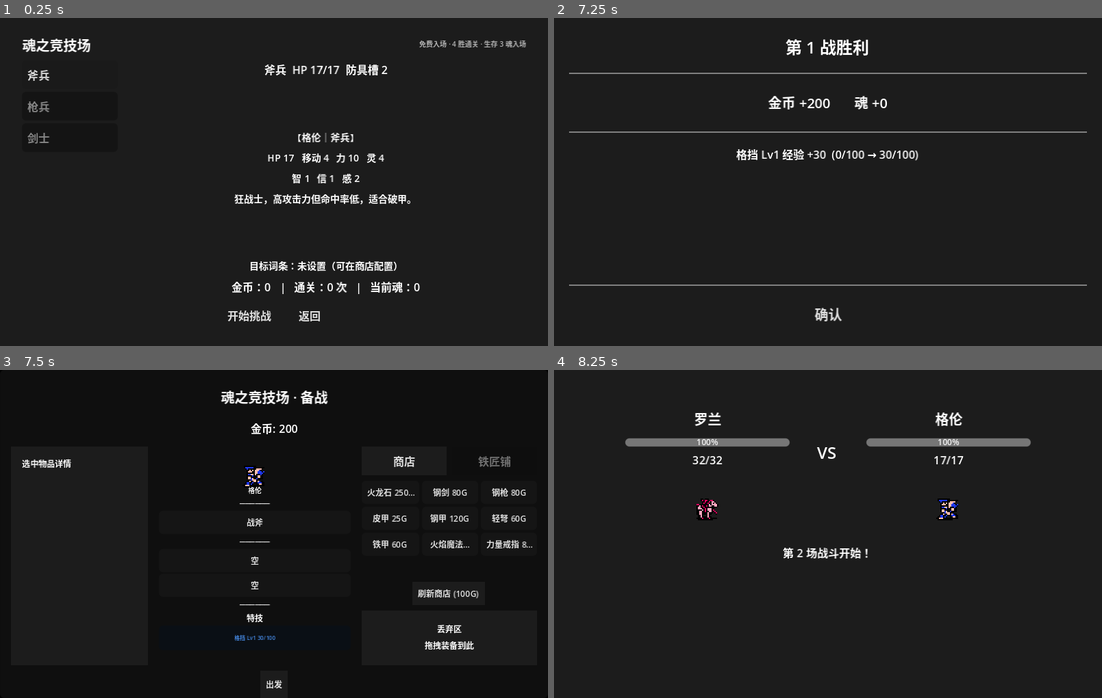
Above: before the commit, frames 1-4 (two rows, left to right).
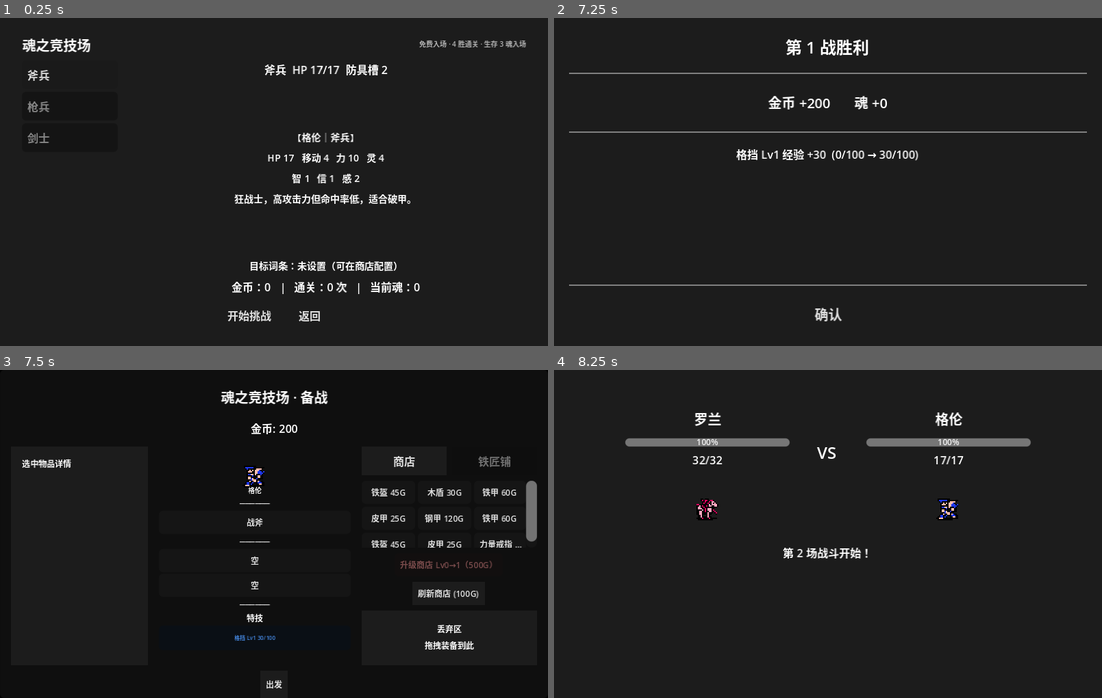
Above: after the commit, the same moments.

Repository: ZhuXilin/Dev_Project_260730
Game: Godot game, scene res://content/scenes/ui/Arena.tscn
Two runs of this game, one before a commit and one after it. Both use one fixed random seed, a clock stepped at 60 frames per second and the inputs below. This scene is started directly instead of the project's main scene. Sound files missing from this copy of the repository are replaced by a short silence.
Inputs (mouse positions are in pixels of both pictures, inside the frame that each line leads up to):
- Up to frame 1 (0.25 s): no input
- Up to frame 2 (7.25 s): click "开始挑战" at 0.5 s; click "开始挑战" at 1.25 s; click "开始探索" at 2 s; click "斧兵" at 2.75 s; tap Enter at 3.5 s; move the mouse to (948, 165) at 3.52 s; hold Up 3.53-4.25 s; tap 0 at 3.6 s; click (948, 165) at 3.67 s; click "枪兵" at 4.25 s; click "剑士" at 5 s; click "返回" at 5.75 s; click "继续挑战" at 6.5 s
- Up to frame 3 (7.5 s): click "确认" at 7.25 s
- Up to frame 4 (8.25 s): click "出发" at 8 s

Frames 1-2 are identical in both runs. In frame 3, 1.6% of the frame differs, in the area x 67-98%, y 33-61%; in frame 4, nothing differs.

Commit message:
Add shop upgrade function

Diff:
--- a/content/scenes/ui/ItemGetPopup.tscn
+++ b/content/scenes/ui/ItemGetPopup.tscn
@@ -4,6 +4,7 @@
 [ext_resource type="StyleBox" uid="uid://6qbsaxkfwg3o" path="res://content/resource/stylebox/8bit_style_box_flat.tres" id="2_xoyin"]
 
 [node name="ItemGetPopup" type="CanvasLayer" unique_id=372262229]
+layer = 100
 script = ExtResource("1_gysqd")
 
 [node name="ItemPanel" type="PanelContainer" parent="." unique_id=1888729527]
--- a/function/global/ArenaEquipContext.gd
+++ b/function/global/ArenaEquipContext.gd
@@ -58,3 +58,11 @@
 # ---- 确认 ----
 func on_confirm() -> void:
 	pass
+
+var shop_level : int = 0   # ★ 新增字段
+
+func get_shop_level() -> int:
+	return shop_level
+
+func set_shop_level(level: int) -> void:
+	shop_level = level
--- a/function/global/EquipContext.gd
+++ b/function/global/EquipContext.gd
@@ -63,6 +63,10 @@
 func set_pending_faction(f: String):
 	_pending_faction = f
 
+# ---- 商店等级 ----
+func get_shop_level() -> int: return 0
+func set_shop_level(_level: int) -> void: pass
+
 # ---- 竞技场商店 ----
 func get_arena_shop_items() -> Array: return []
 func buy_arena_shop_item(_shop_index: int) -> Dictionary: return {"success": false, "reason": "not_supported"}
--- a/function/global/GameState.gd
+++ b/function/global/GameState.gd
@@ -9,6 +9,8 @@
 	MAP,
 	BATTLEFIELD,
 }
+
+var shop_level : int = 0
 
 # ============================================================
 #  三个状态对象
@@ -418,6 +420,7 @@
 func start_new_cycle():
 	temp_soul = 0
 	temp_gold = 0
+	shop_level = 0
 	cycle_start_soul = soul
 	cycle_start_materials = materials.duplicate()
 
--- a/function/global/MainGameEquipContext.gd
+++ b/function/global/MainGameEquipContext.gd
@@ -72,3 +72,9 @@
 	GameState.interrupt_state = GameState.InterruptState.MAP
 	GameState.reset_progress()
 	LevelManager.start_game()
+
+func get_shop_level() -> int:
+	return GameState.shop_level
+
+func set_shop_level(level: int) -> void:
+	GameState.shop_level = level
--- a/function/script/EquipmentConfig/EquipmentConfig.gd
+++ b/function/script/EquipmentConfig/EquipmentConfig.gd
@@ -23,6 +23,8 @@
 var _detail : EquipmentConfigDetail = null
 var _shop : EquipmentConfigShop = null
 var _talent : EquipmentConfigTalent = null
+
+var _upgrade_shop_btn : Button = null
 
 const ShopManagerScript = preload(Config.PATHS.SHOP_MANAGER_SCRIPT)
 
@@ -369,12 +371,12 @@
 					reset_btn.visible = true
 					reset_btn.text = "清空插槽"
 					_forge.display_recipe_info()
-					discard_zone.visible = true          # ★ 铁匠铺也显示
+					discard_zone.visible = true
 				"sacrifice":
 					_build_sacrifice_panel()
 					shop_container.visible = true
 					reset_btn.visible = false
-					discard_zone.visible = true          # ★ 熔铸也显示
+					discard_zone.visible = true
 				_:
 					_build_shop_items()
 					shop_container.visible = true
@@ -382,7 +384,7 @@
 					if shop_manager:
 						reset_btn.text = "刷新商店 (" + str(shop_manager.get_reset_cost()) + "G)"
 					discard_zone.visible = true
-			_refresh_bottom_buttons()
+
 			if left_column: left_column.size_flags_vertical = Control.SIZE_EXPAND_FILL
 
 		Mode.SHOP:
@@ -432,19 +434,19 @@
 					reset_btn.visible = true
 					if shop_manager:
 						reset_btn.text = "刷新商店 (" + str(shop_manager.get_reset_cost()) + "G)"
-					discard_zone.visible = true          # ★ 铁匠铺商店也显示
+					discard_zone.visible = true
 				"arena_forge":
 					_forge.build_forge_slots()
 					shop_container.visible = true
 					reset_btn.visible = true
 					reset_btn.text = "清空插槽"
-					discard_zone.visible = true          # ★ 铁匠铺也显示
+					discard_zone.visible = true
 					_forge.display_recipe_info()
 				"sacrifice":
 					_build_sacrifice_panel()
 					shop_container.visible = true
 					reset_btn.visible = false
-					discard_zone.visible = true          # ★ 熔铸也显示
+					discard_zone.visible = true
 
 			if left_column: left_column.size_flags_vertical = Control.SIZE_EXPAND_FILL
 
@@ -452,10 +454,14 @@
 	confirm_btn.add_theme_font_size_override("font_size", Style.FONT_LARGE)
 	reset_btn.add_theme_font_size_override("font_size", Style.FONT_LARGE)
 
+	# ★ 商店升级按钮（内部判断显示/隐藏）
+	_ensure_upgrade_shop_btn()
+	_refresh_upgrade_shop_btn()
+
 	_build_unit_columns()
 	visible = true
 
-	# ★ 强制重排（解决切换标签后按钮不显示）
+	# ★ 强制重排
 	if shop_container:
 		shop_container.queue_sort()
 	if right_container:
@@ -1447,6 +1453,7 @@
 	if _is_shop_rest_mode():
 		discard_zone.visible = true
 	_refresh_bottom_buttons()
+	_refresh_upgrade_shop_btn()
 
 
 func _force_relayout():
@@ -1631,3 +1638,59 @@
 		"epic": return "史诗"
 		"legendary": return "传说"
 		_: return q
+
+# ============================================================
+#  商店升级
+# ============================================================
+func _ensure_upgrade_shop_btn():
+	if _upgrade_shop_btn and is_instance_valid(_upgrade_shop_btn):
+		return
+	if not reset_btn: return
+
+	_upgrade_shop_btn = Style.create_styled_button(Style.FONT_LARGE, Vector2(0, 16))
+	_upgrade_shop_btn.size_flags_horizontal = Control.SIZE_SHRINK_CENTER
+	_upgrade_shop_btn.pressed.connect(_on_upgrade_shop_pressed)
+	right_container.add_child(_upgrade_shop_btn)
+	# 插在 ResetBtn 之前
+	var reset_idx : int = reset_btn.get_index()
+	right_container.move_child(_upgrade_shop_btn, reset_idx)
+
+
+func _refresh_upgrade_shop_btn():
+	if not _upgrade_shop_btn or not is_instance_valid(_upgrade_shop_btn):
+		return
+	if not shop_manager:
+		_upgrade_shop_btn.visible = false
+		return
+
+	var is_shop_tab : bool = (
+		current_mode == Mode.SHOP
+		or (current_mode == Mode.FORGE and current_tab == "arena_shop")
+		or (_is_shop_rest_mode() and current_tab == "arena_shop")
+	)
+	if not is_shop_tab:
+		_upgrade_shop_btn.visible = false
+		return
+
+	_upgrade_shop_btn.visible = true
+	var lv : int = shop_manager.get_shop_level()
+	var cost : int = shop_manager.get_upgrade_cost()
+	if cost < 0:
+		_upgrade_shop_btn.text = "商店 Lv%d（满级）" % lv
+		_upgrade_shop_btn.disabled = true
+		_upgrade_shop_btn.modulate = Color(0.5, 0.5, 0.5)
+	else:
+		_upgrade_shop_btn.text = "升级商店 Lv%d→%d（%dG）" % [lv, lv + 1, cost]
+		var afford : bool = _context.get_gold() >= cost
+		_upgrade_shop_btn.disabled = not afford
+		_upgrade_shop_btn.modulate = Color.WHITE if afford else Color(1.0, 0.6, 0.6)
+
+
+func _on_upgrade_shop_pressed():
+	if not shop_manager: return
+	if not shop_manager.upgrade_shop():
+		_show_buy_failure_message("not_enough_gold")
+		return
+	SoundManager.play_select_sound()
+	_update_gold_display()
+	_schedule_build_ui()
--- a/function/script/EquipmentConfig/EquipmentConfigForge.gd
+++ b/function/script/EquipmentConfig/EquipmentConfigForge.gd
@@ -342,13 +342,12 @@
 
 func refresh_forge_upgrade_ui():
 	if not forge_upgrade_btn or not is_instance_valid(forge_upgrade_btn): return
-	if panel.party.size() <= 0:
-		forge_upgrade_btn.text = "拖拽武器到此升级"
-		forge_upgrade_btn.disabled = true
-		forge_upgrade_btn.modulate = Color(0.5, 0.5, 0.5)
-		return
-
-	# ★ 优先显示"最近拖拽的单位"的武器
+	if not forge_upgrade_label or not is_instance_valid(forge_upgrade_label): return
+
+	# ★ 按钮文案固定
+	forge_upgrade_btn.text = "拖拽武器升级"
+
+	# ---- 找目标单位 ----
 	var idx : int = _last_drag_unit_idx
 	if idx < 0 or idx >= panel.party.size():
 		idx = -1
@@ -356,30 +355,33 @@
 			if panel.party[i].weapon_slot != null and not panel.party[i].is_dead:
 				idx = i
 				break
+
 	if idx < 0:
-		forge_upgrade_btn.text = "拖拽武器到此升级"
+		forge_upgrade_label.text = "拖拽武器到此升级（上限 +3）"
 		forge_upgrade_btn.disabled = true
 		forge_upgrade_btn.modulate = Color(0.5, 0.5, 0.5)
 		return
 
 	var u : UnitData = panel.party[idx]
 	if u.weapon_slot == null or u.is_dead:
-		forge_upgrade_btn.text = "拖拽武器到此升级"
+		forge_upgrade_label.text = "拖拽武器到此升级（上限 +3）"
 		forge_upgrade_btn.disabled = true
 		forge_upgrade_btn.modulate = Color(0.5, 0.5, 0.5)
 		return
 
 	var wname : String = panel._get_item_name(u.weapon_slot)
 	var lv : int = u.weapon_slot.upgrade_level
+
 	if lv >= WEAPON_UPGRADE_MAX:
-		forge_upgrade_btn.text = "%s 已满级 +%d" % [wname, lv]
+		forge_upgrade_label.text = "%s 已满级 +%d" % [wname, lv]
 		forge_upgrade_btn.disabled = true
 		forge_upgrade_btn.modulate = Color(0.5, 0.5, 0.5)
 		return
 
+	# ★ Label 显示升级信息
 	var cost : int = _get_weapon_upgrade_cost(lv)
 	var afford : bool = panel._context.get_gold() >= cost
-	forge_upgrade_btn.text = "%s +%d→+%d（%dG）" % [wname, lv, lv + 1, cost]
+	forge_upgrade_label.text = "%s +%d→+%d（%dG）" % [wname, lv, lv + 1, cost]
 	forge_upgrade_btn.disabled = not afford
 	forge_upgrade_btn.modulate = Color.WHITE if afford else Color(1.0, 0.6, 0.6)
 
@@ -699,9 +701,9 @@
 		panel._sync_all(); panel._update_gold_display(); panel._schedule_build_ui(); return
 
 	if src_type == "weapon" and tgt_type == "weapon":
-		panel._swap_weapons(data, target); return
+		panel._shop.swap_weapons(data, target); return
 	if src_type == "armor" and tgt_type == "armor":
-		panel._swap_armor(data, target); return
+		panel._shop.swap_armor(data, target); return
 
 	if target == panel.discard_zone:
 		if src_type == "forge_slot":
--- a/function/script/ShopManager.gd
+++ b/function/script/ShopManager.gd
@@ -10,6 +10,17 @@
 const BASE_RESET_COST = 100
 const RESET_STEP = 50
 const LEGENDARY_CHANCE : float = 0.05
+
+# ---- 商店升级 ----
+const SHOP_MAX_LEVEL : int = 3
+const SHOP_UPGRADE_COSTS : Array = [500, 1500, 4000]   # 0→1, 1→2, 2→3
+# 品质权重（按商店等级）：common / rare / epic / legendary
+const QUALITY_WEIGHTS : Array = [
+	{"common": 60, "rare": 30, "epic": 10, "legendary": 0},   # Lv0
+	{"common": 40, "rare": 40, "epic": 18, "legendary": 2},   # Lv1
+	{"common": 20, "rare": 40, "epic": 30, "legendary": 10},  # Lv2
+	{"common": 10, "rare": 30, "epic": 40, "legendary": 20},  # Lv3
+]
 
 func set_context(ctx: EquipContext):
 	_context = ctx
@@ -52,28 +63,50 @@
 
 func generate_shop_items():
 	shop_items.clear()
-	var pool = []
+	var lv : int = _get_shop_level()
+	var weights : Dictionary = QUALITY_WEIGHTS[clampi(lv, 0, SHOP_MAX_LEVEL)]
+
+	# 收集各品质防具池（只出防具）
+	var pools : Dictionary = {"common": [], "rare": [], "epic": [], "legendary": []}
 	for item_id in _get_pool_ids():
-		var data = ItemManager.get_item_data(item_id)
-		if data and data.type in ["weapon", "armor"] and data.price > 0:
-			pool.append({"item_data": data, "price": data.price})
-	pool.shuffle()
-	var selected = pool.slice(0, SHOP_SIZE)
+		var data : ItemData = ItemManager.get_item_data(item_id)
+		if not data: continue
+		if data.type != "armor": continue
+		if data.price <= 0: continue
+		var q : String = data.quality
+		if not pools.has(q): continue
+		pools[q].append(data)
 
-	if randf() < LEGENDARY_CHANCE:
-		var legendary_pool : Array = []
-		for item_id in ItemManager.get_all_item_ids():
-			var data = ItemManager.get_item_data(item_id)
-			if data and data.type in ["weapon", "armor"] and data.quality == "legendary" and data.price > 0:
-				legendary_pool.append({"item_data": data, "price": data.price})
-		if legendary_pool.size() > 0:
-			var pick = legendary_pool[randi() % legendary_pool.size()]
-			selected.insert(0, pick)
-			print("[Shop] ★ 稀有上架：", pick["item_data"].name)
+	var total_weight : int = 0
+	for q in weights:
+		total_weight += int(weights[q])
+	if total_weight <= 0:
+		total_weight = 100
 
-	while selected.size() < SHOP_SIZE:
-		selected.append(null)
-	shop_items = selected.slice(0, SHOP_SIZE)
+	var order : Array = ["common", "rare", "epic", "legendary"]
+
+	for i in range(SHOP_SIZE):
+		# 按权重抽品质
+		var quality : String = "common"
+		var roll : int = randi() % total_weight
+		var acc : int = 0
+		for q in order:
+			acc += int(weights[q])
+			if roll < acc:
+				quality = q
+				break
+
+		# 池子空则降级
+		var target_idx : int = order.find(quality)
+		var pool : Array = pools.get(quality, [])
+		while pool.is_empty() and target_idx > 0:
+			target_idx -= 1
+			pool = pools.get(order[target_idx], [])
+		if pool.is_empty():
+			shop_items.append(null)
+			continue
+		var pick : ItemData = pool[randi() % pool.size()]
+		shop_items.append({"item_data": pick, "price": pick.price})
 
 func buy_shop_item(index: int) -> Dictionary:
 	if index < 0 or index >= shop_items.size():
@@ -99,3 +132,35 @@
 		if entry != null:
 			return false
 	return true
+
+func get_shop_level() -> int:
+	return _get_shop_level()
+
+func get_upgrade_cost() -> int:
+	var lv : int = _get_shop_level()
+	if lv >= SHOP_MAX_LEVEL:
+		return -1
+	return SHOP_UPGRADE_COSTS[lv]
+
+func can_upgrade_shop() -> bool:
+	var cost : int = get_upgrade_cost()
+	if cost < 0: return false
+	return _get_gold() >= cost
+
+func upgrade_shop() -> bool:
+	if not can_upgrade_shop(): return false
+	var cost : int = get_upgrade_cost()
+	if not _subtract_gold(cost): return false
+	_set_shop_level(_get_shop_level() + 1)
+	generate_shop_items()
+	shop_updated.emit()
+	return true
+
+func _get_shop_level() -> int:
+	if _context:
+		return _context.get_shop_level()
+	return 0
+
+func _set_shop_level(level: int) -> void:
+	if _context:
+		_context.set_shop_level(level)
